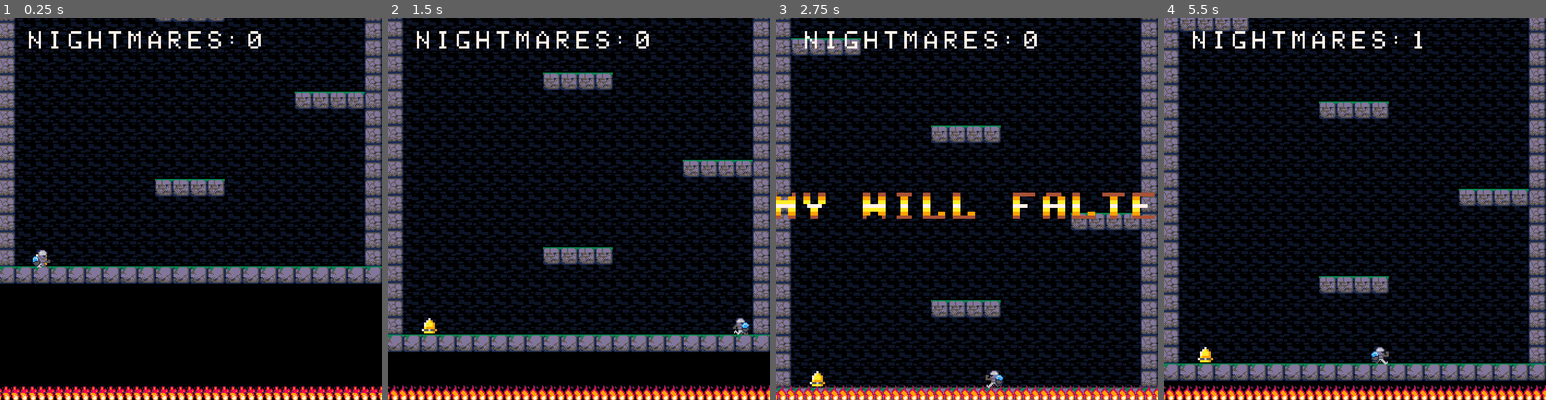
Above: before the commit, frames 1-4 (left to right).
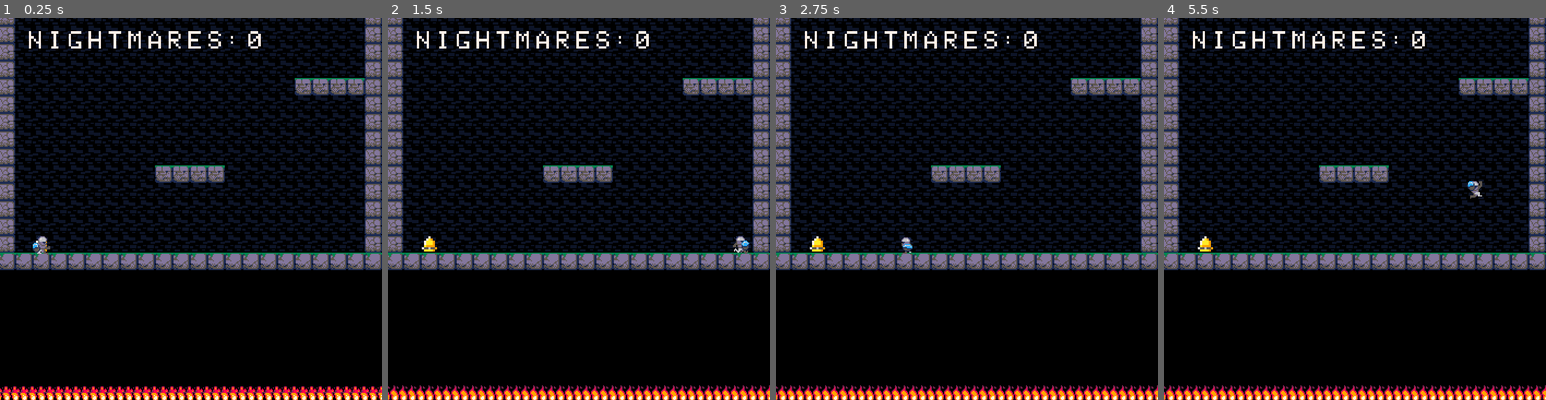
Above: after the commit, the same moments.

Repository: toadkarter/ToyBoxJam2023
Game: Godot game, scene res://Scenes/level.tscn
Same seed, same stepped clock (60 frames per second), same inputs: the game is played once before the commit and once after it. This scene is started directly instead of the project's main scene.
Inputs:
- Up to frame 1 (0.25 s): no input
- Up to frame 2 (1.5 s): hold Right (move_right) from 0.53 s (still down); tap Space (jump) at 0.77 s
- Up to frame 3 (2.75 s): tap Space (jump) at 1.52 s; release Right (move_right) at 2.03 s; hold Left (move_left) from 2.03 s (still down)
- Up to frame 4 (5.5 s): release Left (move_left) at 2.78 s; hold Right (move_right) 2.78-4.28 s; tap Space (jump) at 3.02, 3.77, 4.52 s; hold Left (move_left) 4.28-5.03 s; hold Right (move_right) from 5.03 s (still down)

The runs differ from the first frame. In frame 1, 40% of the frame differs, in the area x 0-100%, y 0-70%; in frame 2, 49%; in frame 3, 53%; in frame 4, 54%, in the area x 0-100%, y 0-95%.

Commit message:
Setting BGM to loop

Diff:
--- a/Scenes/level.tscn
+++ b/Scenes/level.tscn
@@ -7,10 +7,10 @@
 [ext_resource type="PackedScene" uid="uid://csa7f3pt3x01b" path="res://Scenes/Game/OutroMarker/outro_marker.tscn" id="4_mafo8"]
 [ext_resource type="PackedScene" uid="uid://dtjm4gm4s1wla" path="res://Scenes/UI/HUD/hud.tscn" id="4_oap2e"]
 [ext_resource type="PackedScene" uid="uid://bhct83woj4glf" path="res://Scenes/Enemies/Skull/skull.tscn" id="4_uxhqa"]
+[ext_resource type="AudioStream" uid="uid://rm06rlw7d18u" path="res://Art/Sound/Music/main_bgm_clipped.mp3" id="6_tfvwh"]
 [ext_resource type="PackedScene" uid="uid://c4imq877em6ya" path="res://Scenes/Enemies/Projectiles/Firewall/Firewall.tscn" id="6_wqu57"]
 [ext_resource type="PackedScene" uid="uid://dd0rki4hvdmcb" path="res://Scenes/Blocks/Regular/regular_body.tscn" id="7_e0ir6"]
 [ext_resource type="PackedScene" uid="uid://cbbxv703gcviq" path="res://Scenes/Game/Checkpoint/checkpoint.tscn" id="7_n31si"]
-[ext_resource type="AudioStream" uid="uid://8ubly5igki02" path="res://Art/Sound/Music/main_bgm.mp3" id="10_k51wc"]
 [ext_resource type="PackedScene" uid="uid://cq56ydj2uccy2" path="res://Scenes/Game/Audio/sfx_player.tscn" id="11_6ckua"]
 [ext_resource type="PackedScene" uid="uid://bg13eeaihn685" path="res://Scenes/Enemies/Bat/bat.tscn" id="13_che0k"]
 [ext_resource type="PackedScene" uid="uid://5qgvmx6v72fl" path="res://Scenes/Blocks/Moving/moving_block.tscn" id="13_nexr4"]
@@ -227,7 +227,7 @@
 format = 2
 layer_0/tile_data = PackedInt32Array(1114116, 65536, 0, 1114117, 65536, 0, 1114118, 65536, 0, 1114119, 65536, 0, 111412 …(169375 unchanged characters)…
 script = ExtResource("2_7nbtq")
-debug_start_at_checkpoint_number = 9
+debug_stop_scrolling = true
 player_scene = ExtResource("2_kb2gi")
 checkpoints = [NodePath("Checkpoint1"), NodePath("Checkpoint2"), NodePath("Checkpoint3"), NodePath("Checkpoint4"), NodePath("Checkpoint5"), NodePath("Checkpoint6"), NodePath("Checkpoint7"), NodePath("Checkpoint8"), NodePath("Checkpoint9")]
 death_texts = Array[String](["My will falters", "I must go on", "I long to see the sky"])
@@ -243,7 +243,7 @@
 
 [node name="MusicPlayer" type="AudioStreamPlayer2D" parent="Camera"]
 position = Vector2(-240, -232)
-stream = ExtResource("10_k51wc")
+stream = ExtResource("6_tfvwh")
 
 [node name="SFXPlayer" parent="Camera" instance=ExtResource("11_6ckua")]
 position = Vector2(-240, -232)
--- a/project.godot
+++ b/project.godot
@@ -13,7 +13,7 @@
 config/name="ToyBoxJam2023"
 run/main_scene="res://Scenes/Game/Main/main.tscn"
 config/features=PackedStringArray("4.1", "GL Compatibility")
-config/icon="res://icon.svg"
+config/icon="res://icon.png"
 
 [display]
 
Not shown, added: Art/Sound/Music/main_bgm_clipped.mp3.import
Binary file added: icon.png
Not shown, added: icon.png.import
Not shown, added: Art/Sound/Music/main_bgm_clipped.mp3
